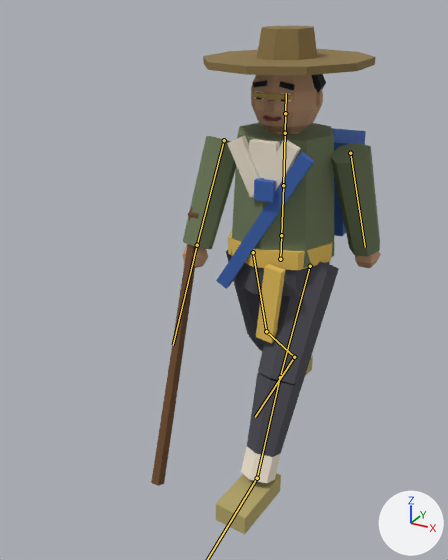
A saved change to the glTF model unity/Assets/Resources/Models/Npc/npc_N110b.glb.
One viewpoint serves both versions: a 50 mm lens placed at (0.887, -2.069, 1.817), pointed at (-0.136, -0.21, 0.887). Arrows for +X, +Y and +Z are at lower right; the lights stay in place. The older version comes first. Both versions are drawn at frame 14 of the action 'Walk'; the numbers are the values there. The bones that change, and the others that lie on the model, are drawn over the model as lines.

Objects in the first picture: 'npc_N110b_part0', 'npc_N110b_part1', 'npc_N110b_part11', 'npc_N110b_part12', 'npc_N110b_part13', 'npc_N110b_part14', 'npc_N110b_part2', 'npc_N110b_part3', 'npc_N110b_part4', 'npc_N110b_part5', 'npc_N110b_part6', 'npc_N110b_part7', 'npc_N110b_part8', 'npc_N110b_part9'.
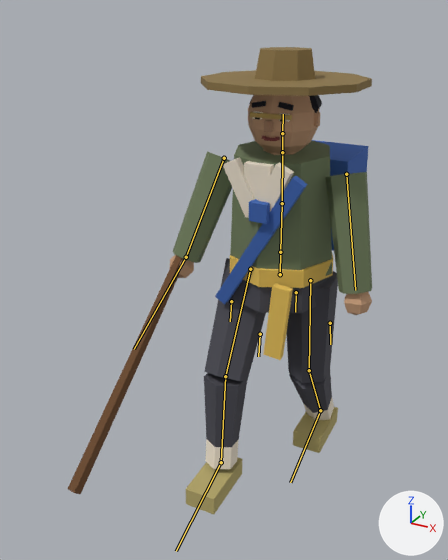
Boxes (x1, y1, x2, y2) around the edits, measured in the pictures (448 x 560 px):
'npc_N110b_part4', posed
    before: (183, 122, 380, 268)
    after: (173, 140, 372, 294)
'npc_N110b_part0', posed (18% wider, 9% shorter)
    before: (226, 250, 339, 457)
    after: (204, 258, 338, 447)
'npc_N110b_part11', posed
    before: (203, 26, 376, 75)
    after: (201, 47, 372, 96)
'npc_N110b_part13', posed
    before: (216, 128, 366, 289)
    after: (215, 140, 369, 305)
'npc_N110b_part14', posed
    before: (151, 207, 199, 486)
    after: (68, 255, 183, 494)
'npc_N110b_part5', posed (14% taller)
    before: (182, 75, 381, 268)
    after: (169, 95, 372, 315)
'npc_N110b_part1', posed (73% wider, 9% shorter)
    before: (227, 91, 301, 483)
    after: (205, 111, 334, 469)
'npc_N110b_part2', posed (57% wider, 40% shorter)
    before: (216, 356, 313, 534)
    after: (185, 407, 338, 514)
'npc_N110b_part3', posed
    before: (228, 231, 333, 344)
    after: (230, 255, 333, 360)
'npc_N110b_part12', posed
    before: (251, 92, 293, 100)
    after: (250, 112, 292, 120)
'npc_N110b_part6', posed
    before: (256, 92, 286, 101)
    after: (255, 114, 285, 122)
bone 'Hips', root to tip
    before: (280, 259) to (281, 235)
    after: (280, 274) to (280, 252)
bone 'Spine', root to tip
    before: (281, 235) to (283, 185)
    after: (280, 252) to (282, 203)
bone 'Chest', root to tip
    before: (283, 185) to (285, 133)
    after: (282, 203) to (282, 152)
bone 'Head', root to tip
    before: (285, 113) to (286, 93)
    after: (282, 133) to (283, 114)
bone 'UpperArm.L', root to tip
    before: (350, 153) to (365, 247)
    after: (346, 174) to (355, 290)
bone 'UpperArm.R', root to tip
    before: (224, 140) to (197, 245)
    after: (224, 158) to (186, 257)
bone 'Hand.R', root to tip
    before: (197, 245) to (173, 345)
    after: (186, 257) to (134, 349)
bone 'UpperLeg.L', root to tip
    before: (310, 266) to (280, 377)
    after: (310, 280) to (309, 370)
bone 'LowerLeg.L', root to tip
    before: (280, 377) to (257, 478)
    after: (309, 370) to (320, 410)
bone 'UpperLeg.R', root to tip
    before: (253, 252) to (266, 331)
    after: (250, 269) to (225, 376)
bone 'LowerLeg.R', root to tip
    before: (266, 331) to (294, 357)
    after: (225, 376) to (221, 462)
bone 'Foot.R', root to tip
    before: (294, 357) to (255, 417)
    after: (221, 462) to (176, 551)

The change in detail:
Bone 'Hips' (bone_hips) moves from (0.0, 0.001, 0.0) to (0.0, -0.065, 0.0).
Bone 'Hips' (bone_hips) turns from (0, -5, 0) to (2, 2, 0) degrees about its own x, y and z.
Bone 'Spine' (bone_spine) turns from (0, 0, 0) to (1, -2, 0) degrees about its own x, y and z.
Bone 'Chest' (bone_chest) turns from (2, 7, 0) to (2, -2, 0) degrees about its own x, y and z.
Bone 'Head' (bone_head) turns from (0, -3, 0) to (-4, 3, 0) degrees about its own x, y and z.
Bone 'UpperArm.L' (bone_upperarm_l) turns from (17, 2, 2) to (-12, -2, -7) degrees about its own x, y and z.
Bone 'UpperArm.R' (bone_upperarm_r) turns from (-21, 3, 2) to (-24, 3, 8) degrees about its own x, y and z.
Bone 'Hand.R' (bone_hand_r) turns from (0, 0, 0) to (-20, 2, 2) degrees about its own x, y and z.
Bone 'UpperLeg.L' (bone_upperleg_l) turns from (-28, 0, 0) to (6, 0, 0) degrees about its own x, y and z.
Bone 'LowerLeg.L' (bone_lowerleg_l) turns from (5, 0, 0) to (25, 0, 0) degrees about its own x, y and z.
Bone 'Foot.L' (bone_foot_l) turns from (23, 0, 0) to (-32, 0, 0) degrees about its own x, y and z.
Bone 'UpperLeg.R' (bone_upperleg_r) turns from (18, 0, 0) to (-33, 0, 0) degrees about its own x, y and z.
Bone 'LowerLeg.R' (bone_lowerleg_r) turns from (29, 0, 0) to (25, 0, 0) degrees about its own x, y and z.
Bone 'Foot.R' (bone_foot_r) turns from (-47, 0, 0) to (6, 0, 0) degrees about its own x, y and z.
